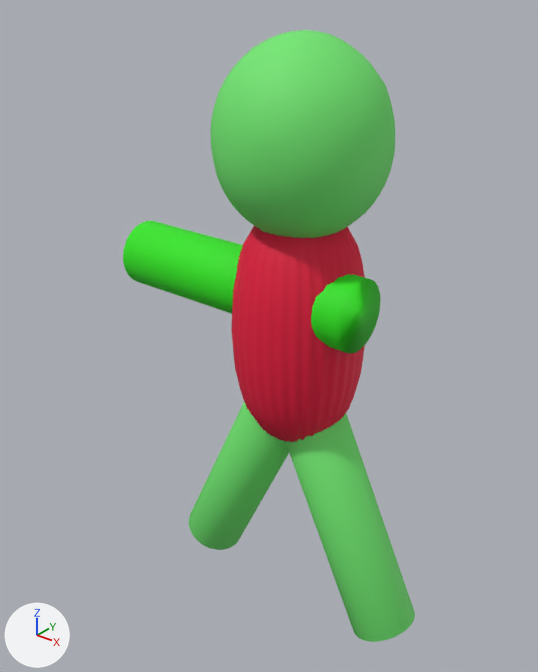
One commit to the FBX model blender/zombie1.fbx: the scene before it, then after it.
Before and after are seen from a 50 mm lens placed at (2.26, -3.09, 3.66), pointed at (-0.21, 0.0, 1.74). Every picture has the same lights, and +X, +Y and +Z are marked at lower left. Where no turn or scale is listed for an object, it has been applied to the vertices.
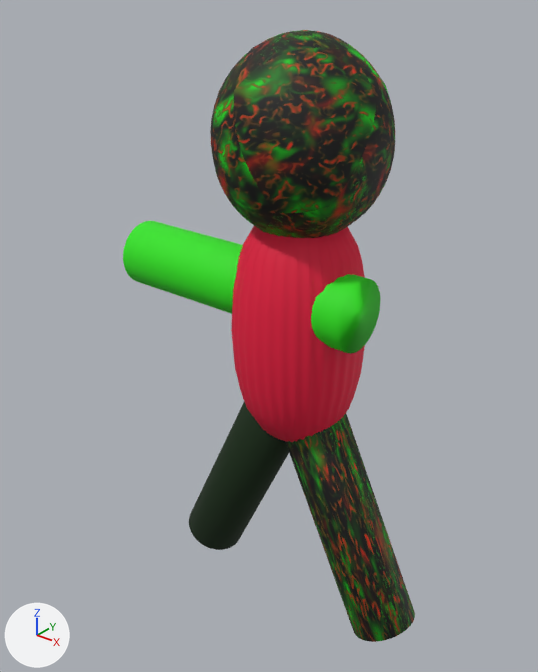
The newer file is also rescaled (x0.01) as a whole; pictures and numbers use the older file's frame.

Patch to the scene script:
```diff
--- a/blender/zombie1.fbx.py
+++ b/blender/zombie1.fbx.py
@@ img_texture_png @@
+img_texture_png = load_image('Texture.png', '../android/assets/models/Texture.png', 1024, 1024, 'sRGB')
@@ mat_material @@
 mat_material = principled_material('Material')
-mat_material.base_color = (0.166, 0.8, 0.163)  # green #71e770
+mat_material.texture = img_texture_png
 mat_material.roughness = 0.69
@@ me_cylinder_002 @@
 me_cylinder_002.from_pydata(...)  # 64 vertices, 34 faces; spans x -0.477..0.477, y -0.2..0.2, z -0.719..0.719
 # used by ob_cylinder_002; location = (0.387, 0.033, 0.651)
+# me_cylinder_002 part 1: texture (UV) coordinates changed
 me_cylinder_002.materials.append(mat_material)
@@ me_mesh_001 @@
 me_mesh_001.from_pydata(...)  # 962 vertices, 960 faces; spans x -0.464..0.464, y -0.467..0.467, z -0.515..0.515
 # used by ob_icosphere; location = (0.001, 0.008, 2.902)
+# me_mesh_001 part 2: texture (UV) coordinates changed
 me_mesh_001.materials.append(mat_material)
```

Pixel boxes (x1, y1, x2, y2) of what changed, in the pictures (538 x 672 px):
'Icosphere', surface changed: (210, 30, 395, 238) in both
'Cylinder.002', surface changed: (285, 413, 415, 642) in both
'Cylinder.001', surface changed: (189, 402, 289, 550) in both
